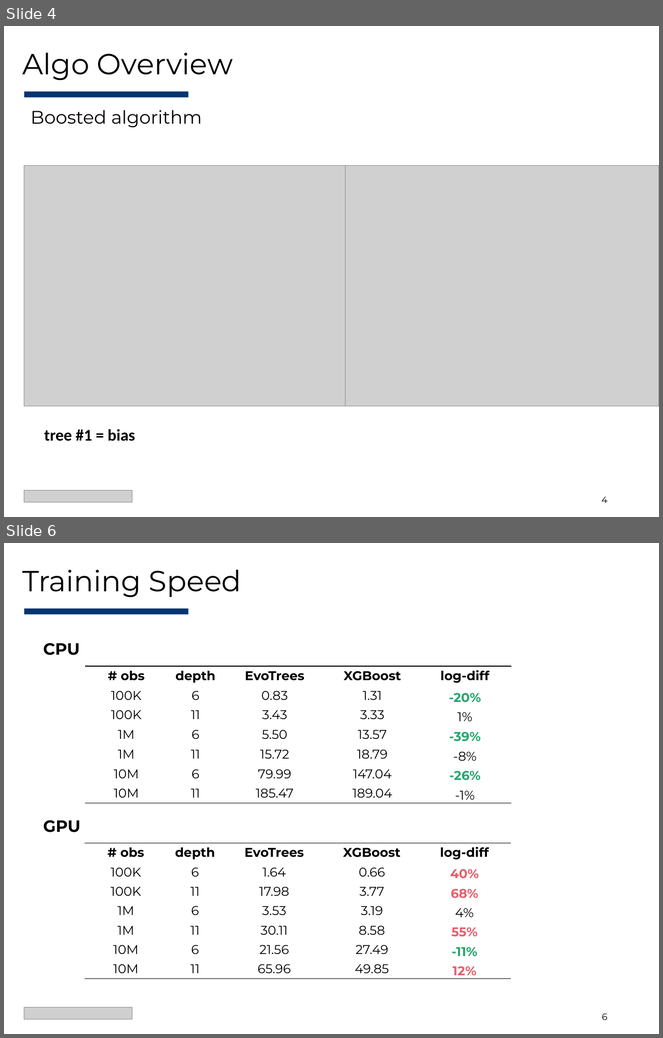
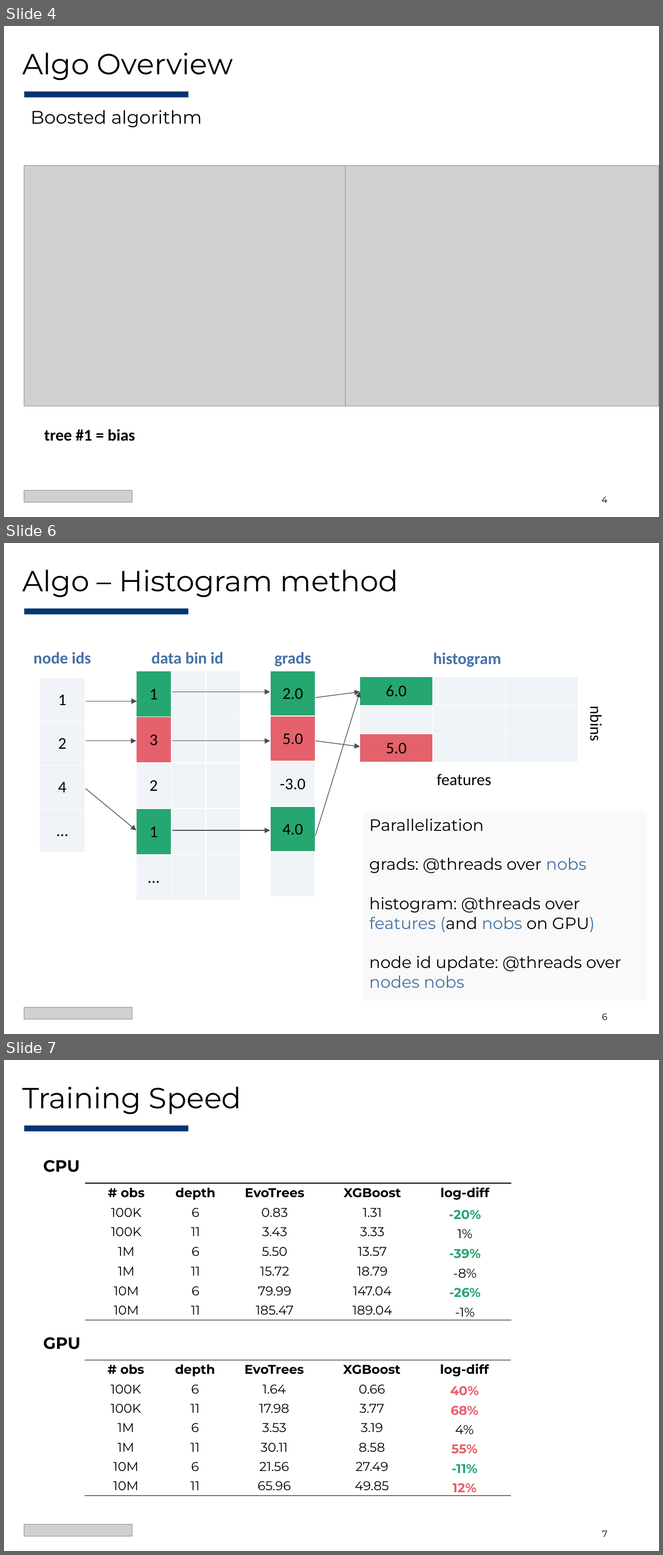
Before and after one commit to Evovest/EvoTrees.jl, a slide deck: docs/juliacon/EvoTrees-JuliaCon2025.pptx. Shown one above the other, each under a label of ours: slides 4 and 6 before the commit, slides 4, 6 and 7 after it; the slides between them are not shown. The pictures are 663x1038 and 663x1555 pixels, drawn with LibreOffice and Linux fonts; fonts in the diff are those of the drawing; grey boxes stand for pictures. Boxes give left, top, right and bottom in pixels: in the first picture for what was removed or moved away, otherwise in the second. Text is boxed around its words. In the diff, an @@ line names an element or a change of style, - is before the commit and + after.

```diff
--- a/docs/juliacon/EvoTrees-JuliaCon2025.pptx
+++ b/docs/juliacon/EvoTrees-JuliaCon2025.pptx
@@ slide 6 added at (4,543,659,1034), background #FFFFFF @@
@@ title added at (23,570,399,597), 32 pt, text #000000 @@
+Algo – Histogram method
@@ rectangle added at (24,609,189,614), fill #033572 @@
@@ text added at (34,652,91,664), 18 pt, text #4571A5, bold @@
+node ids
@@ text added at (152,652,223,664), 18 pt, text #4571A5, bold @@
+data bin id
@@ text added at (274,652,311,667), 18 pt, text #4571A5, bold @@
+grads
@@ text added at (434,653,502,667), 18 pt, text #4571A5, bold @@
+histogram
@@ table added at (39,678,85,853), 4 rows, 1 columns @@
+1
+2
+4
+…
@@ table added at (137,671,241,901), 5 rows, 3 columns @@
+1 |  | 
+3 |  | 
+2 |  | 
+1 |  | 
+… |  | 
@@ table added at (270,671,315,897), 5 rows, 1 columns @@
+2.0
+5.0
+-3.0
+4.0
+
@@ table added at (360,677,578,762), 3 rows, 3 columns @@
+6.0 |  | 
+ |  | 
+5.0 |  | 
@@ arrow added from (172, 692) to (270, 692), #454E56 0.75 pt @@
@@ arrow added from (315, 697) to (360, 692), #454E56 0.75 pt @@
@@ arrow added from (315, 836) to (360, 692), #454E56 0.75 pt @@
@@ arrow added from (85, 702) to (137, 702), #454E56 0.75 pt @@
@@ text added at (586,709,606,741), 18 pt, text #000000 @@
+nbins
@@ arrow added from (85, 741) to (137, 741), #454E56 0.75 pt @@
@@ arrow added from (172, 741) to (270, 741), #454E56 0.75 pt @@
@@ arrow added from (315, 741) to (360, 747), #454E56 0.75 pt @@
@@ text added at (437,774,491,786), 18 pt, text #000000 @@
+features
@@ arrow added from (85, 788) to (137, 831), #454E56 0.75 pt @@
@@ text added at (370,819,622,988), 18 pt, text #000000 @@
+Parallelization
+grads: @threads over nobs
+histogram: @threads over features (and nobs on GPU)
+node id update: @threads over nodes nobs
@@ arrow added from (172, 831) to (270, 831), #454E56 0.75 pt @@
@@ picture added at (24,1007,132,1019) @@
@@ page number added at (602,1014,608,1020), 10 pt, text #000000 @@
+6
@@ what was slide 6 is now slide 7 @@
@@ page number at (603,1531,608,1537): text changed @@
-6
+7
```
Also in this commit, not shown: 3 slides changed, 1 other slide added, 1 other file.
